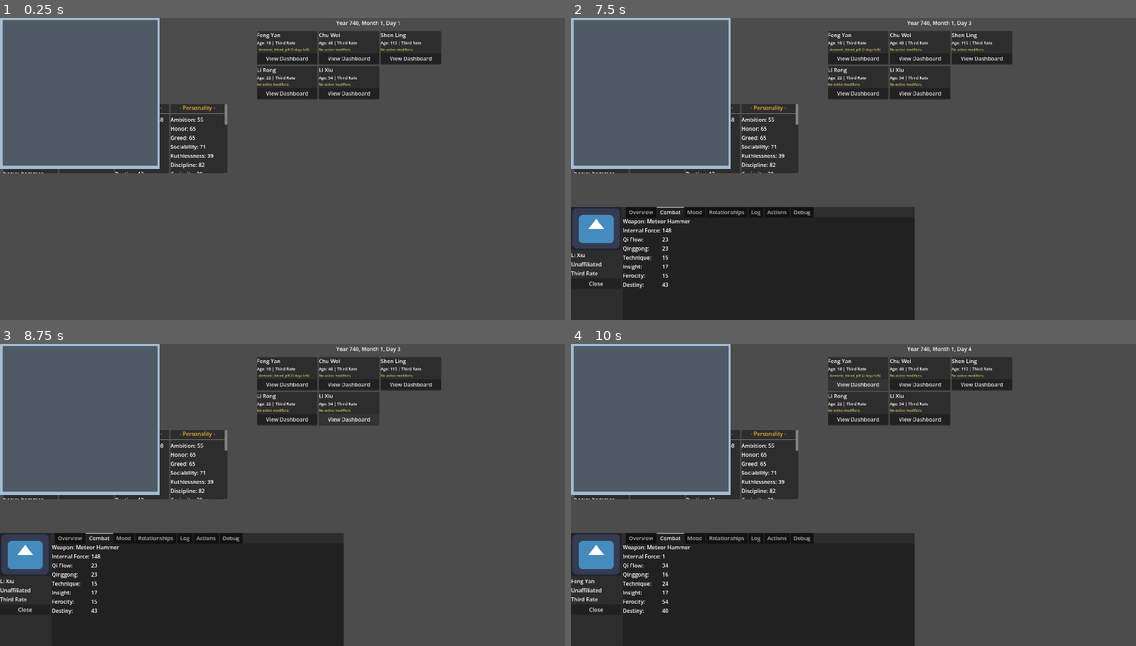
Above: before the commit, frames 1-4 (two rows, left to right).
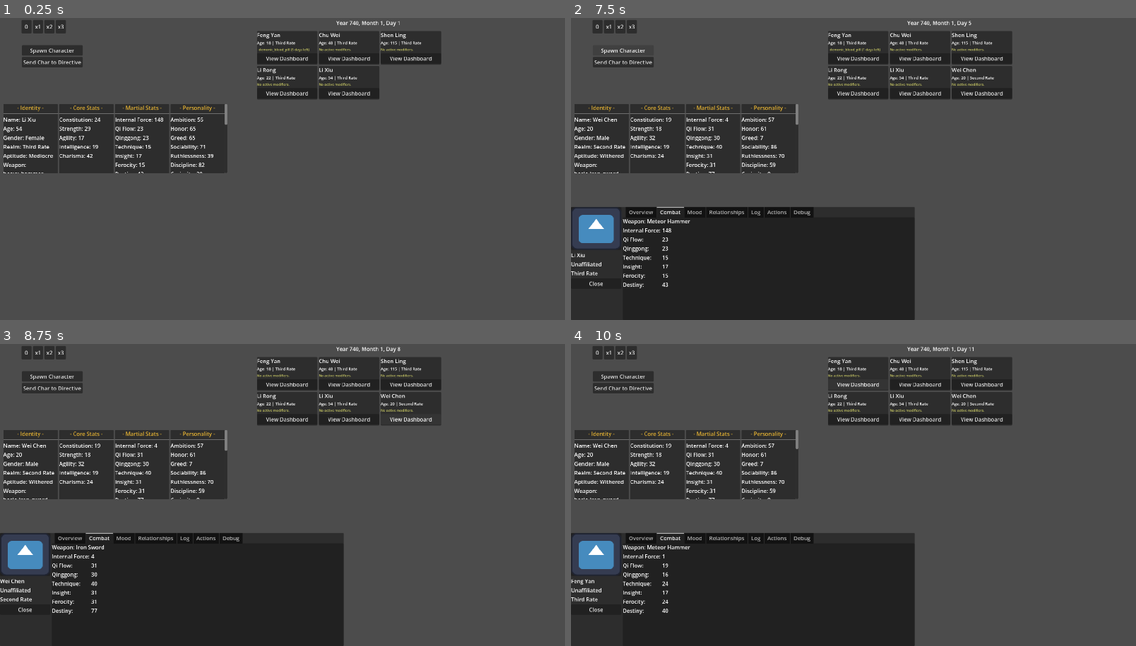
Above: after the commit, the same moments.

Repository: Chthonic-Studio/the_sect_master
Game: Godot game, scene res://Scenes/testing_grounds.tscn
Two runs of this game, one before a commit and one after it. Both use one fixed random seed, a clock stepped at 60 frames per second and the inputs below. The engine's default icon, where the game draws it, is replaced by a stand-in: a white triangle on a blue panel in a dark square.
Inputs:
- Up to frame 1 (0.25 s): no input
- Up to frame 2 (7.5 s): click "View Dashboard" at 0.5 s; click "View Dashboard" at 1.25 s; click "View Dashboard" at 2 s; click "View Dashboard" at 2.75 s; click "View Dashboard" at 3.5 s; click "0" at 4.25 s; click "x1" at 5 s; click "x2" at 5.75 s; click "x3" at 6.5 s; click "Spawn Character" at 7.25 s
- Up to frame 3 (8.75 s): click "View Dashboard" at 8 s
- Up to frame 4 (10 s): click "Send Char to Directive" at 8.75 s; click "View Dashboard" at 9.5 s

The runs differ from the first frame. In frame 1, 14% of the frame differs, in the area x 0-29%, y 0-50%; in frame 2, 15%; in frame 3, 15%; in frame 4, 15%, in the area x 0-79%, y 0-86%.

Commit message:
Hide EventPopup and set layout offsets
Set EventPopup node to invisible and define layout offsets (left/top/right/bottom) in Scenes/testing_grounds.tscn to control its placement. Also add a trailing newline to Data/Events/debug_events.json (whitespace fix).

Diff:
--- a/Scenes/testing_grounds.tscn
+++ b/Scenes/testing_grounds.tscn
@@ -96,4 +96,9 @@
 layout_mode = 1
 
 [node name="EventPopup" parent="." unique_id=1239546553 instance=ExtResource("3_abtgi")]
+visible = false
 layout_mode = 0
+offset_left = 0.0
+offset_top = 0.0
+offset_right = 475.0
+offset_bottom = 450.0
